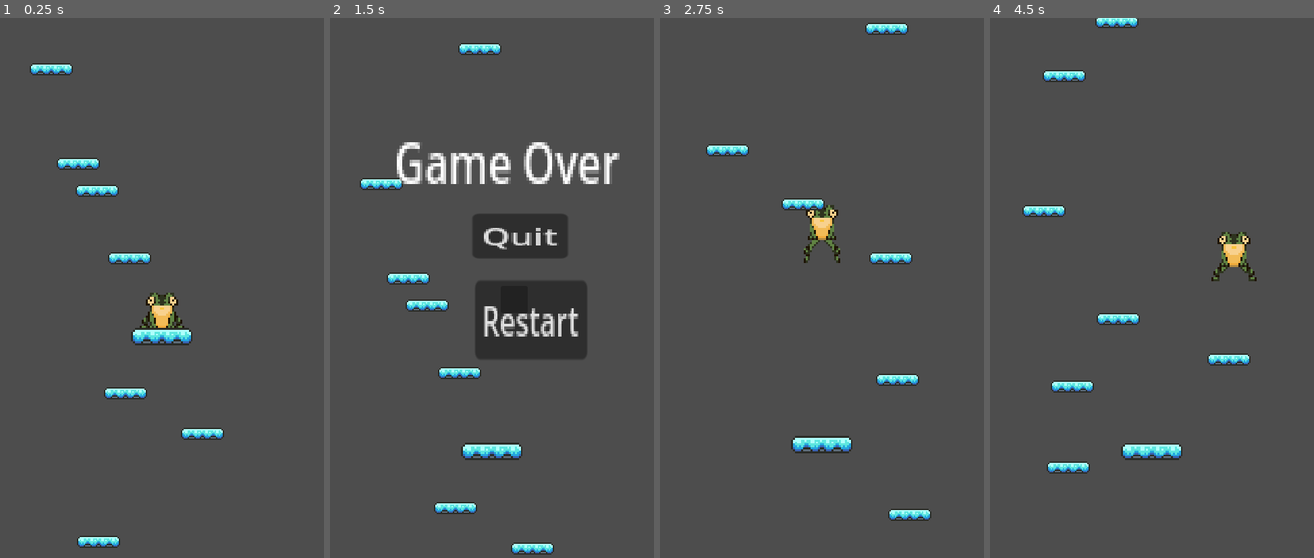
Above: before the commit, frames 1-4 (left to right).
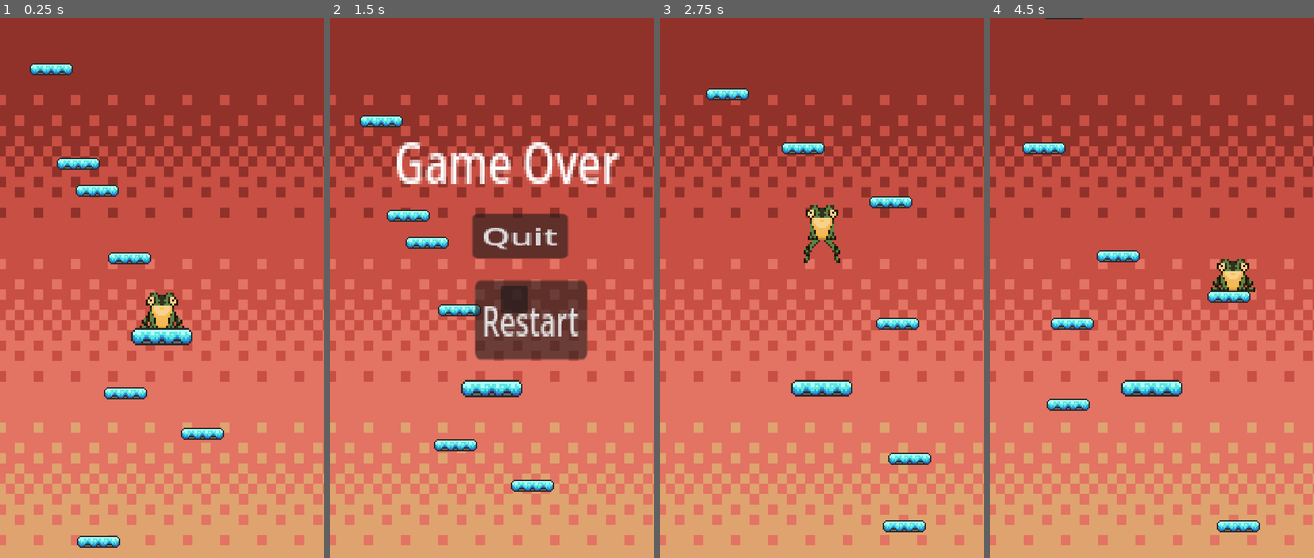
Above: after the commit, the same moments.

Repository: stefko-jam/Game_Jam
Game: Godot game, scene res://scenes/game.tscn
The game is run twice, just before and just after one commit, with the same random seed, the same clock (stepped at 60 frames per second) and the same inputs.
Inputs:
- Up to frame 1 (0.25 s): no input
- Up to frame 2 (1.5 s): hold D (right) from 0.53 s (still down)
- Up to frame 3 (2.75 s): release D (right) at 2 s; click "Restart" at 2 s
- Up to frame 4 (4.5 s): hold A (left) 2.78-3.5 s; click "Restart" at 3.5 s; hold D (right) from 4.28 s (still down)

The runs differ from the first frame. In frame 1, 97% of the frame differs, in the area x 0-100%, y 0-100%; in frame 2, 97%; in frame 3, 99%; in frame 4, 100%.

Commit message:
Background und jumping behaviour

Diff:
--- a/scenes/game.tscn
+++ b/scenes/game.tscn
@@ -6,6 +6,7 @@
 [ext_resource type="Script" uid="uid://btcljjbatywte" path="res://scripts/camera_2d.gd" id="3_lnu2h"]
 [ext_resource type="PackedScene" uid="uid://c1olrxi60xnlr" path="res://scenes/killzone.tscn" id="4_lbhrr"]
 [ext_resource type="Script" uid="uid://csdka6vyewj31" path="res://scripts/game_over_ui.gd" id="6_p57ef"]
+[ext_resource type="Texture2D" uid="uid://qx3fengl5c6s" path="res://assets/sprites/Background.png" id="7_u5sy4"]
 
 [sub_resource type="WorldBoundaryShape2D" id="WorldBoundaryShape2D_iywne"]
 
@@ -14,6 +15,24 @@
 
 [node name="Game" type="Node2D"]
 script = ExtResource("1_lnu2h")
+
+[node name="BackgroundLayer" type="CanvasLayer" parent="."]
+layer = -100
+
+[node name="Background" type="TextureRect" parent="BackgroundLayer"]
+anchors_preset = 8
+anchor_left = 0.5
+anchor_top = 0.5
+anchor_right = 0.5
+anchor_bottom = 0.5
+offset_left = -240.0
+offset_top = -400.0
+offset_right = 840.0
+offset_bottom = 1520.0
+grow_horizontal = 2
+grow_vertical = 2
+scale = Vector2(0.458339, 0.458339)
+texture = ExtResource("7_u5sy4")
 
 [node name="Player" parent="." instance=ExtResource("2_lnu2h")]
 position = Vector2(-1, -28)
@@ -88,7 +107,5 @@
 position = Vector2(-1, 8)
 scale = Vector2(1.41707, 1.41707)
 
-[node name="BackgroundLayer" type="CanvasLayer" parent="."]
-
 [connection signal="pressed" from="GameOver/Panel/Quit" to="GameOver" method="_on_quit_pressed"]
 [connection signal="pressed" from="GameOver/Panel/Restart" to="GameOver" method="_on_restart_pressed"]
--- a/scripts/player.gd
+++ b/scripts/player.gd
@@ -1,7 +1,7 @@
 extends CharacterBody2D
 
 const SPEED = 300.0
-const JUMP_VELOCITY = -500.0
+const JUMP_VELOCITY = -400.0
 
 @onready var anim_sprite: AnimatedSprite2D = $AnimatedSprite2D
 @onready var jump_timer: Timer = $JumpTimer
Not shown: 1 places in scenes/game.tscn that only renumber resources
